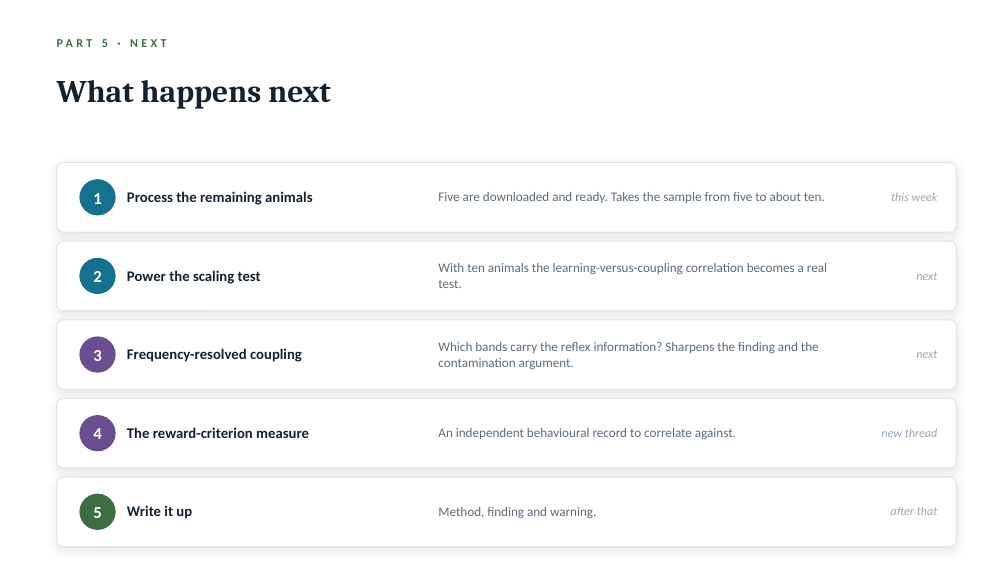
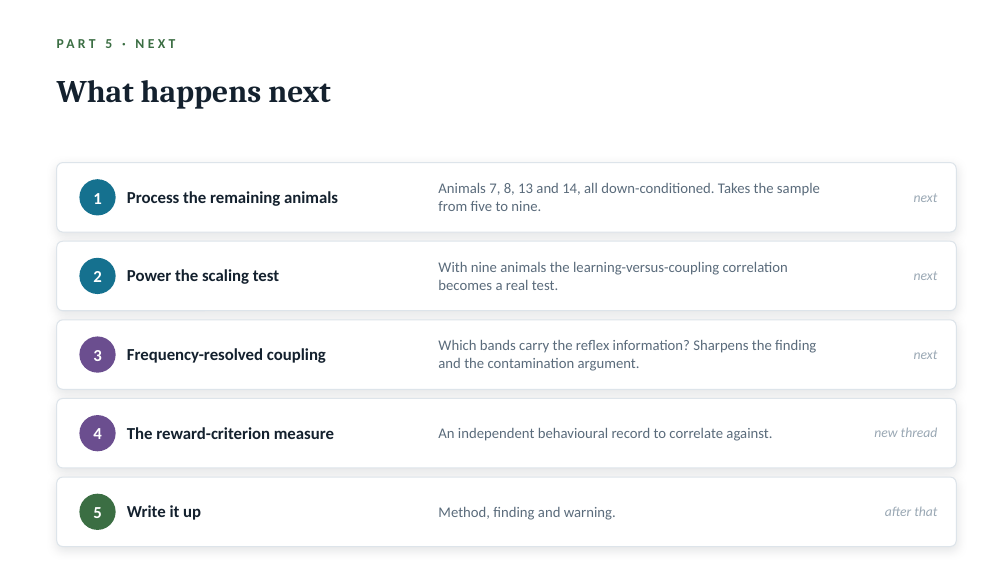
Before and after one commit to switchrao777/hroc-ncan, a slide deck: slide 30 of slides/HROC_Team_Presentation.pptx. Drawn at 1008x567 pixels with LibreOffice and Linux fonts; fonts in the diff are those of the drawing. Boxes give left, top, right and bottom in pixels: in the first picture for what was removed or moved away, otherwise in the second. Text is boxed around its words. In the diff, an @@ line names an element or a change of style, - is before the commit and + after.

```diff
--- a/slides/HROC_Team_Presentation.pptx
+++ b/slides/HROC_Team_Presentation.pptx
@@ text at [438,183,820,211]: text changed; size 12.5 to 14 pt @@
-Five are downloaded and ready. Takes the sample from five to about ten.
+Animals 7, 8, 13 and 14, all down-conditioned. Takes the sample from five to nine.
@@ text at [914,193,938,202]: text changed; size 11.5 to 13 pt @@
-this week
+next
@@ text at [438,262,788,290]: text changed; size 12.5 to 14 pt @@
-With ten animals the learning-versus-coupling correlation becomes a real test.
+With nine animals the learning-versus-coupling correlation becomes a real test.
@@ size 14 to 16 pt in 5 elements at [127,191,338,206], [127,269,279,284], [127,348,326,363], [127,427,334,439], [127,505,201,520] @@
@@ size 12.5 to 14 pt in 3 elements at [438,340,816,371], [438,428,772,441], [438,507,616,520] @@
@@ size 11.5 to 13 pt in 5 elements at [105,39,112,48], [914,271,938,280], [914,350,938,359], [874,427,938,437], [885,507,937,516] @@
```
Also in this commit, not shown: 32 other slides changed, 1 slide added, 1 slide removed, 31 other files.
